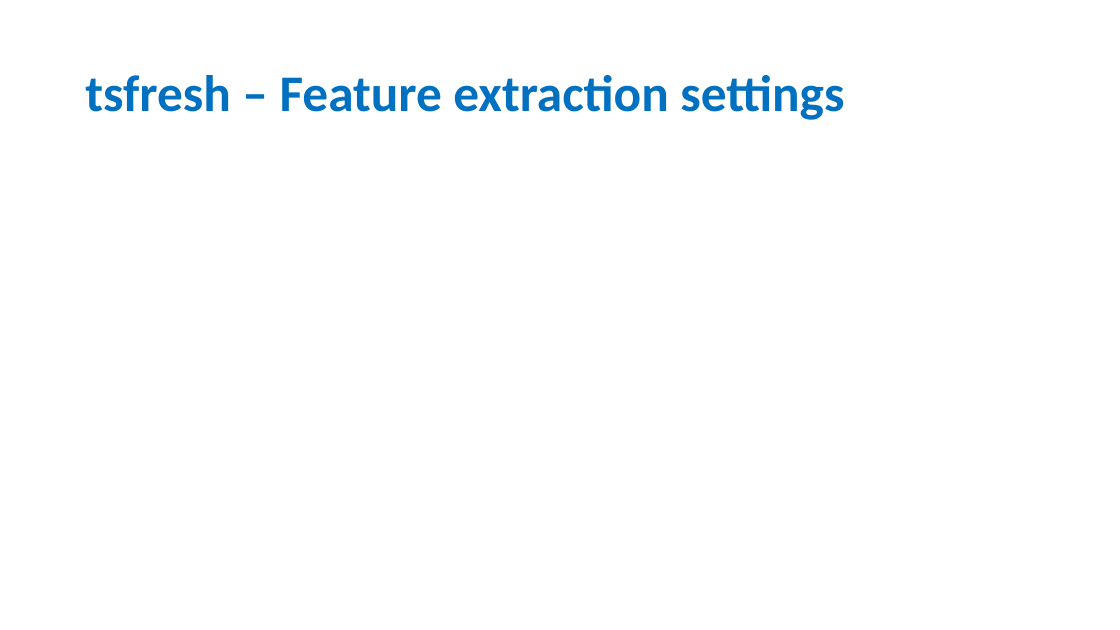
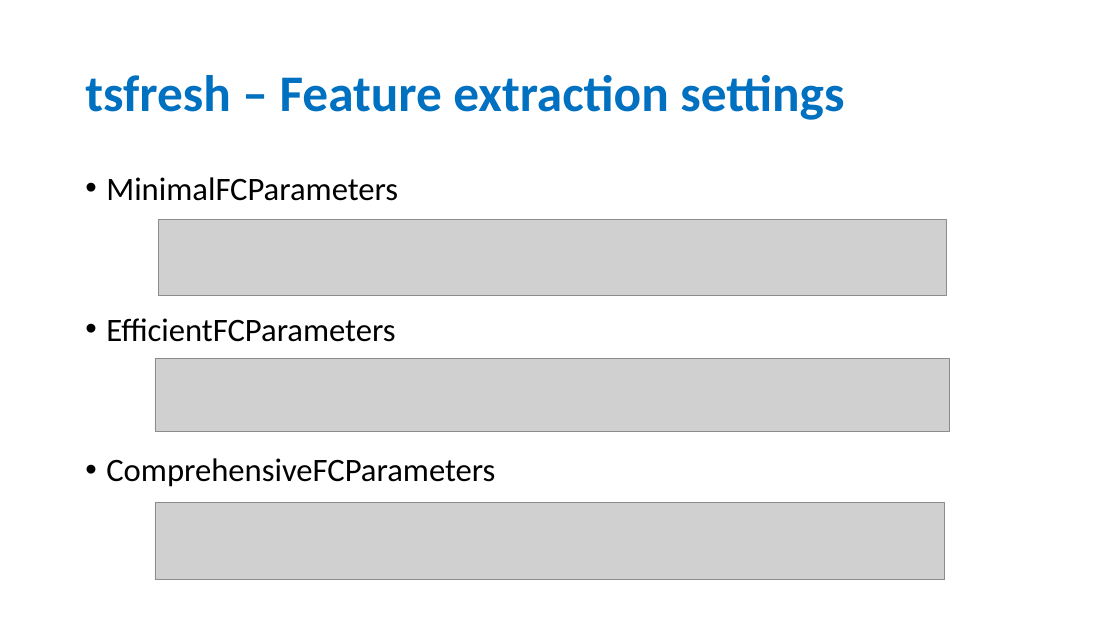
Before and after one commit to qingkaikong/SSA_Machine_Learning_2019, a slide deck: slide 20 of presentations/Feature_Engineering_ML_SSA19.pptx (slide 17 before the commit). Drawn at 1120x630 pixels with LibreOffice and Linux fonts; fonts in the diff are those of the drawing; grey boxes stand for pictures. Boxes give left, top, right and bottom in pixels: in the first picture for what was removed or moved away, otherwise in the second. Text is boxed around its words. In the diff, an @@ line names an element or a change of style, - is before the commit and + after.

```diff
--- a/presentations/Feature_Engineering_ML_SSA19.pptx
+++ b/presentations/Feature_Engineering_ML_SSA19.pptx
@@ text added at (106, 177, 495, 487), 28 pt, text #000000 @@
+• MinimalFCParameters
+• EfficientFCParameters
+• ComprehensiveFCParameters
@@ picture added at (159, 220, 947, 296) @@
@@ picture added at (155, 358, 950, 432) @@
@@ picture added at (155, 503, 945, 581) @@
```
Also in this commit, not shown: 4 other slides changed, 2 slides added.
